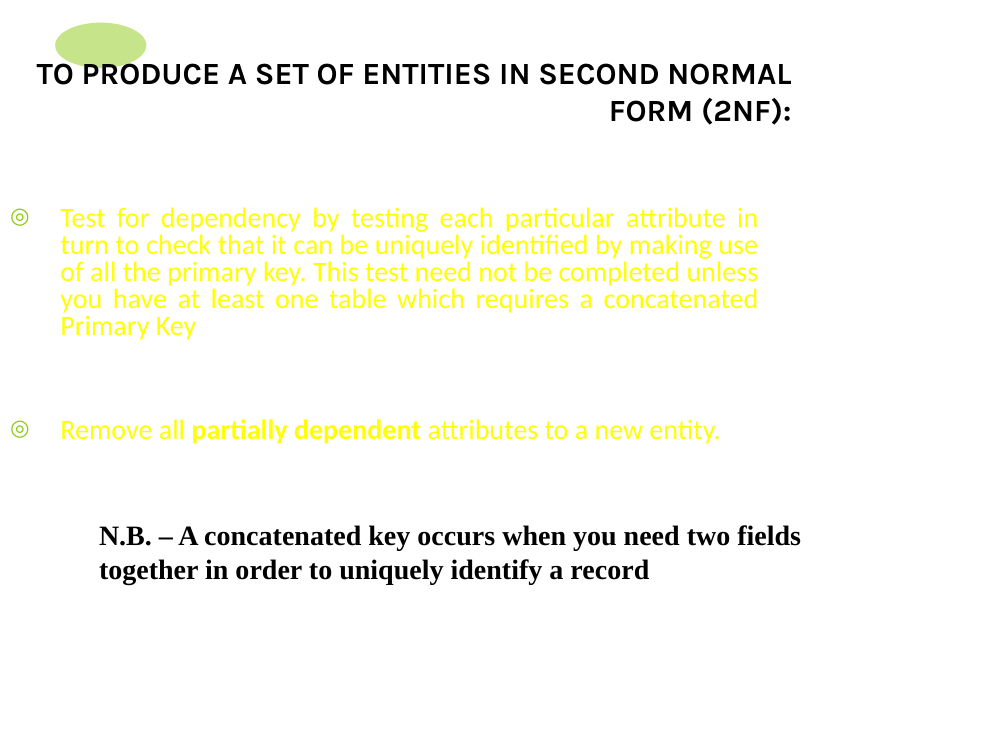
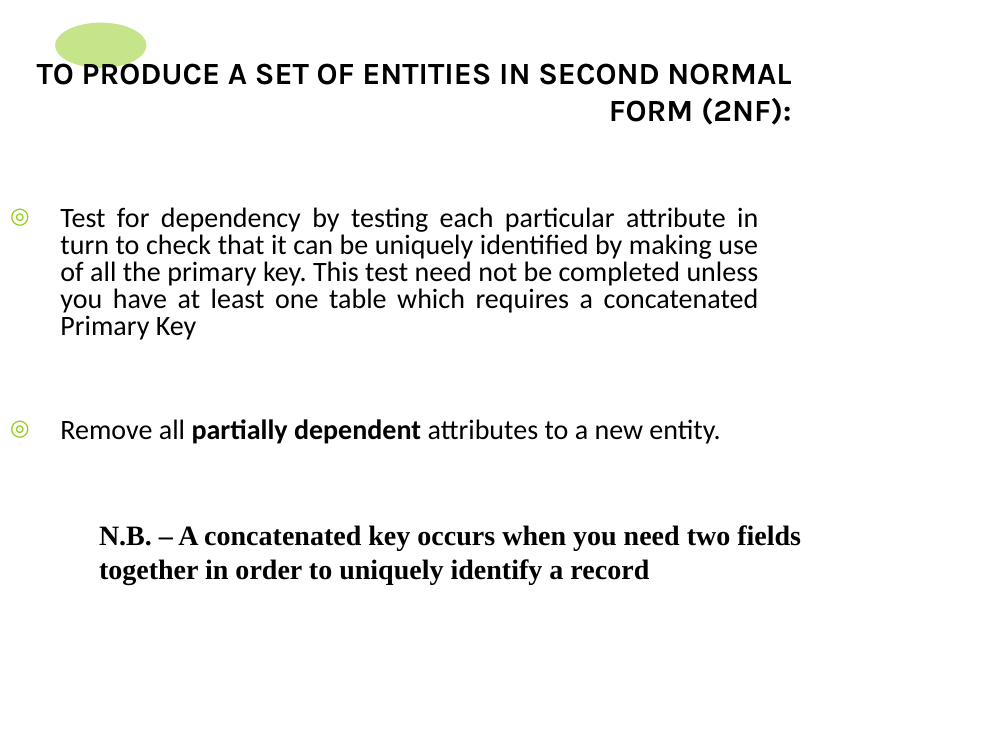
Before and after one commit to nikhilshah85/23052022---rev---dotnet, a slide deck: slide 29 of Day 7 - RDBMS Intro/B-RDBMS.PPT. Drawn at 1008x756 pixels with LibreOffice and Linux fonts; fonts in the diff are those of the drawing; background and template pictures are left out. Boxes give left, top, right and bottom in pixels: in the first picture for what was removed or moved away, otherwise in the second. Text is boxed around its words. In the diff, an @@ line names an element or a change of style, - is before the commit and + after.

```diff
--- a/Day 7 - RDBMS Intro/B-RDBMS.PPT
+++ b/Day 7 - RDBMS Intro/B-RDBMS.PPT
@@ text "Test for dependency by testing ..." at (60,207,759,444): text colour #FFFF00 to #000000 @@
```
Also in this commit, not shown: 9 other slides changed, 3 other files.
